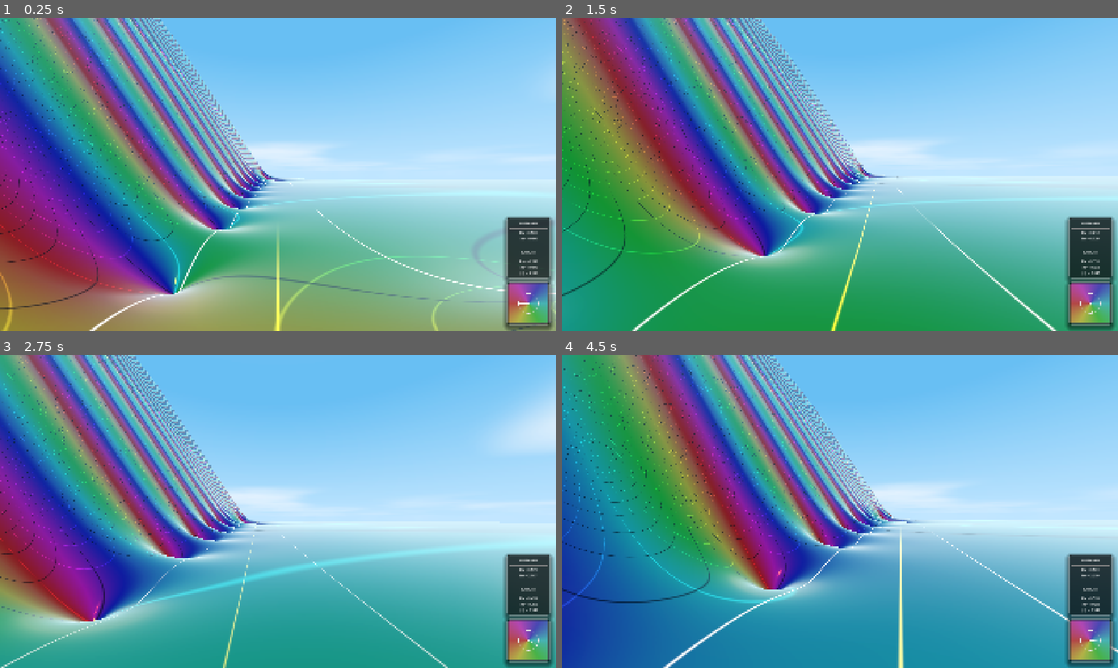
Above: before the commit, frames 1-4 (two rows, left to right).
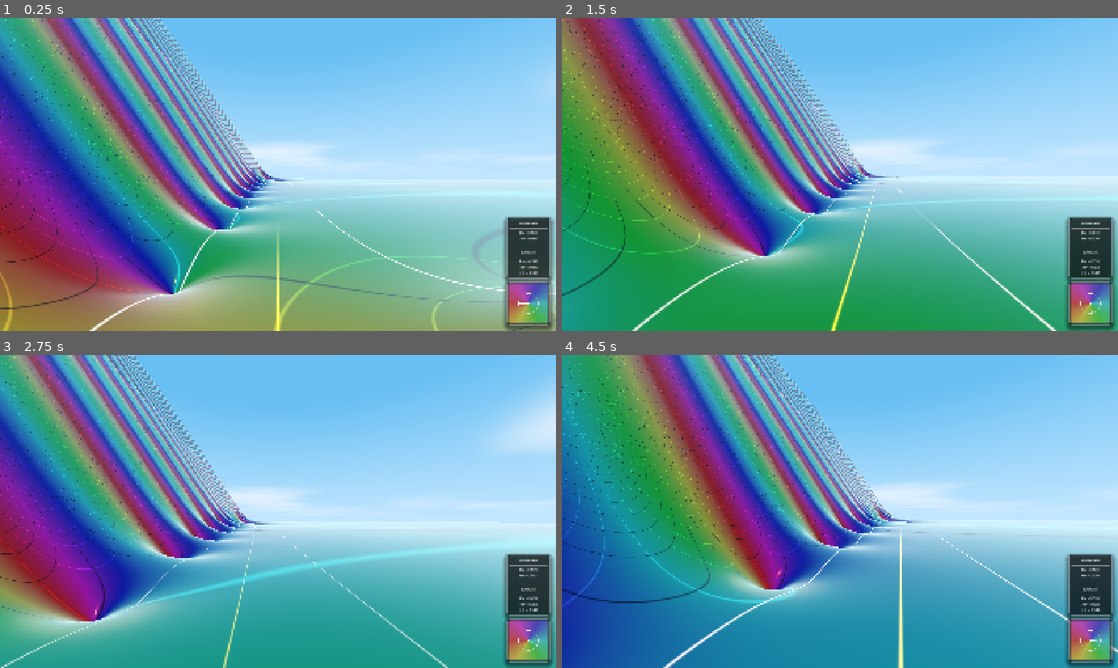
Above: after the commit, the same moments.

Repository: allanino/complex-functions-explorer
Game: Godot game, scene res://scenes/main.tscn
The game is run twice, just before and just after one commit, with the same random seed, the same clock (stepped at 60 frames per second) and the same inputs.
Inputs (mouse positions are in pixels of both pictures, inside the frame that each line leads up to):
- Up to frame 1 (0.25 s): no input
- Up to frame 2 (1.5 s): tap Enter at 0.5 s; move the mouse to (867, 174) at 0.52 s; hold W (move_forward) from 0.53 s (still down); tap G at 0.6 s; tap Space at 0.77 s; move the mouse to (812, 174) at 1.27 s; tap N at 1.35 s
- Up to frame 3 (2.75 s): keep holding W (move_forward); tap Space at 1.52 s; move the mouse to (289, 505) at 2.02 s; tap C at 2.1 s
- Up to frame 4 (4.5 s): keep holding W (move_forward); move the mouse to (834, 517) at 2.77 s; tap Shift at 2.85 s; tap Space at 3.02, 3.77 s; move the mouse to (878, 514) at 3.52 s; hold Ctrl 3.53-4.28 s; move the mouse to (795, 508) at 4.27 s; tap G at 4.35 s

The runs differ from the first frame. In frame 1, 1.5% of the frame differs, in the area x 0-47%, y 0-89%; in frame 2, 1.5%; in frame 3, 1.2%; in frame 4, 1.8%, in the area x 0-59%, y 0-77%.

Commit message:
Adjust chunk_leeway

Diff:
--- a/scripts/world_manager.gd
+++ b/scripts/world_manager.gd
@@ -16,7 +16,7 @@
 # We increase our chunks by this to make junctions more seamless
 # To test this, look at the right of zeta, the pole has a junction
 # along t = 0.00.
-const chunk_leeway = 0.02;
+const chunk_leeway = 0.3;
 
 @onready var sun = get_node("../DirectionalLight3D")
 @onready var moon = get_node("../MoonLight")
